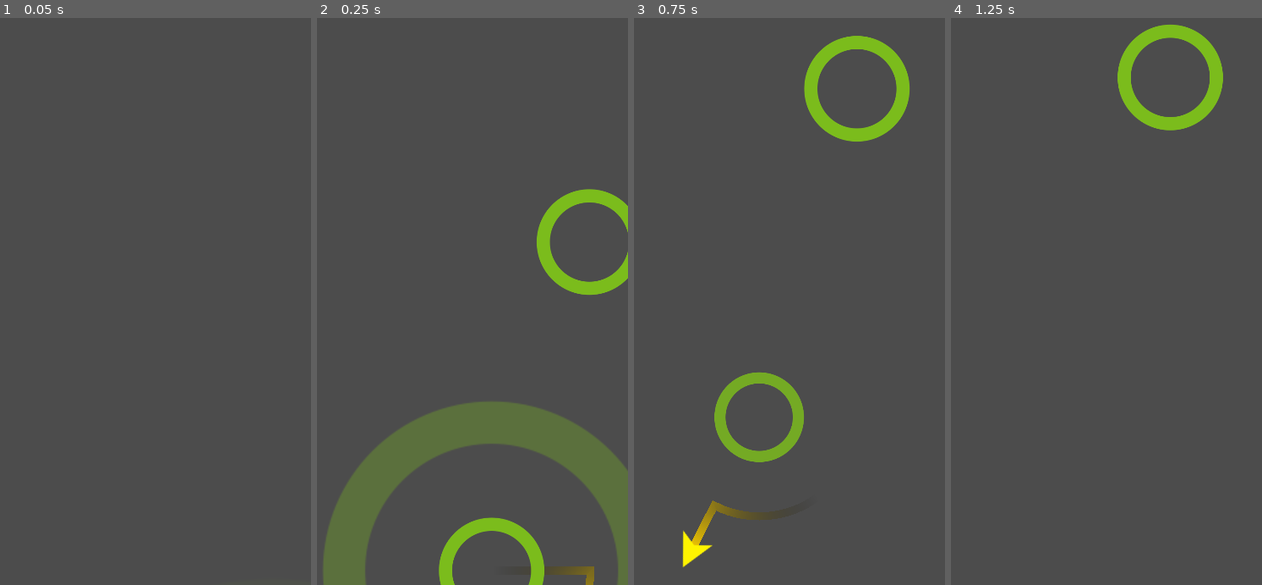
Above: before the commit, frames 1-4 (left to right).
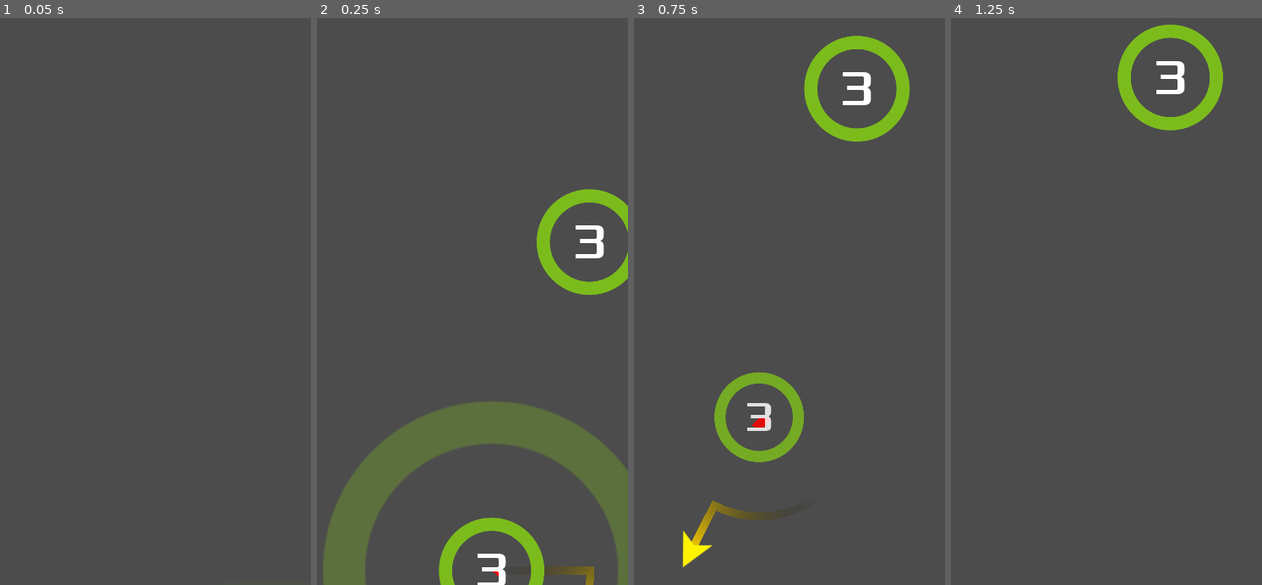
Above: after the commit, the same moments.

Repository: BoontonHighSchool/Circle-Jump
Game: Godot game, scene res://Main.tscn
Two runs of this game, one before a commit and one after it. Both use one fixed random seed, a clock stepped at 60 frames per second and the inputs below.
Inputs (mouse positions are in pixels of both pictures, inside the frame that each line leads up to):
- Up to frame 1 (0.05 s): no input
- Up to frame 2 (0.25 s): no input
- Up to frame 3 (0.75 s): move the mouse to (839, 210) at 0.52 s; click (839, 210) at 0.67 s
- Up to frame 4 (1.25 s): no input

Frame 1 is identical in both runs. In frame 2, 0.5% of the frame differs, in the area x 51-93%, y 36-100%; in frame 3, 0.5%; in frame 4, 0.3%.

Commit message:
Completed Part 3

Diff:
--- a/Main.gd
+++ b/Main.gd
@@ -28,5 +28,5 @@
 
 func _on_Jumper_captured(object):
 	$Camera2D.position = object.position
-	object.capture()
+	object.capture(player)
 	call_deferred("spawn_circle")
--- a/objects/Circle.gd
+++ b/objects/Circle.gd
@@ -1,10 +1,19 @@
 extends Area2D
 
 onready var orbit_position = $Pivot/OrbitPosition
+
+enum MODES {STATIC, LIMITED}
+
 var radius = 100
 var rotation_speed = PI
+var mode = MODES.STATIC
+var num_orbits = 3
+var current_orbits = 0
+var orbit_start = null
+var jumper = null
 
-func init(_position, _radius=radius):
+func init(_position, _radius=radius, _mode=MODES.LIMITED):
+	set_mode(_mode)
 	position = _position
 	radius = _radius
 	$CollisionShape2D.shape = $CollisionShape2D.shape.duplicate()
@@ -14,14 +23,56 @@
 	orbit_position.position.x = radius + 25
 	rotation_speed *= pow(-1, randi() % 2)
 
+func set_mode(_mode):
+	mode = _mode
+	match mode:
+		MODES.STATIC:
+			$Label.hide()
+		MODES.LIMITED:
+			current_orbits = num_orbits
+			$Label.text = str(current_orbits)
+			$Label.show()
+
 func _process(delta):
 	$Pivot.rotation += rotation_speed * delta
+	if mode == MODES.LIMITED and jumper:
+		check_orbits()
+		update()
 
-func capture():
-	$AnimationPlayer.play("capture")
+func check_orbits():
+	if abs($Pivot.rotation - orbit_start) > 2 * PI:
+		current_orbits -= 1
+		$Label.text = str(current_orbits)
+		if current_orbits <= 0:
+			jumper.die()
+			jumper = null
+			implode()
+		orbit_start = $Pivot.rotation
 
 func implode():
-	if !$AnimationPlayer.is_playing():
-		$AnimationPlayer.play("implode")
+	$AnimationPlayer.play("implode")
 	yield($AnimationPlayer, "animation_finished")
 	queue_free()
+
+func capture(target):
+	jumper = target
+	$AnimationPlayer.play("capture")
+	$Pivot.rotation = (jumper.position - position).angle()
+	orbit_start = $Pivot.rotation
+
+func _draw():
+	if jumper:
+		var r = ((radius - 50) / num_orbits) * (1 + num_orbits - current_orbits)
+		draw_circle_arc_poly(Vector2.ZERO, r, orbit_start + PI/2,
+							$Pivot.rotation + PI/2, Color(1, 0, 0))
+
+func draw_circle_arc_poly(center, radius, angle_from, angle_to, color):
+	var nb_points = 32
+	var points_arc = PoolVector2Array()
+	points_arc.push_back(center)
+	var colors = PoolColorArray([color])
+
+	for i in range(nb_points + 1):
+		var angle_point = angle_from + i * (angle_to - angle_from) / nb_points - PI/2
+		points_arc.push_back(center + Vector2(cos(angle_point), sin(angle_point)) * radius)
+	draw_polygon(points_arc, colors)
--- a/objects/Circle.tscn
+++ b/objects/Circle.tscn
@@ -1,8 +1,9 @@
-[gd_scene load_steps=9 format=2]
+[gd_scene load_steps=11 format=2]
 
 [ext_resource path="res://objects/Circle.gd" type="Script" id=1]
 [ext_resource path="res://assets/images/circle_1.png" type="Texture" id=2]
 [ext_resource path="res://objects/color.gdshader" type="Shader" id=3]
+[ext_resource path="res://assets/fonts/Xolonium-Regular.ttf" type="DynamicFontData" id=4]
 
 [sub_resource type="ShaderMaterial" id=1]
 shader = ExtResource( 3 )
@@ -142,6 +143,10 @@
 "values": [ Color( 1, 1, 1, 1 ), Color( 1, 1, 1, 0 ) ]
 }
 
+[sub_resource type="DynamicFont" id=6]
+size = 64
+font_data = ExtResource( 4 )
+
 [node name="Circle" type="Area2D"]
 script = ExtResource( 1 )
 
@@ -165,3 +170,20 @@
 anims/RESET = SubResource( 3 )
 anims/capture = SubResource( 4 )
 anims/implode = SubResource( 5 )
+
+[node name="Label" type="Label" parent="."]
+anchor_left = 0.5
+anchor_top = 0.5
+anchor_right = 0.5
+anchor_bottom = 0.5
+margin_left = -22.5
+margin_top = -39.0
+margin_right = 22.5
+margin_bottom = 39.0
+custom_fonts/font = SubResource( 6 )
+text = "1"
+align = 1
+valign = 1
+__meta__ = {
+"_edit_use_anchors_": false
+}
--- a/objects/Jumper.gd
+++ b/objects/Jumper.gd
@@ -20,7 +20,6 @@
 	target = area
 	velocity = Vector2()
 	emit_signal("captured", area)
-	target.get_node("Pivot").rotation = (position - target.position).angle()
 
 func _physics_process(delta):
 	if target:
@@ -30,3 +29,11 @@
 	if trail.points.size() > trail_length:
 		trail.remove_point(0)
 	trail.add_point(position)
+
+func die():
+	target = null
+	queue_free()
+
+func _on_VisibilityNotifier2D_screen_exited():
+	if !target:
+		die()
--- a/objects/Jumper.tscn
+++ b/objects/Jumper.tscn
@@ -31,3 +31,4 @@
 gradient = SubResource( 2 )
 
 [connection signal="area_entered" from="." to="." method="_on_Jumper_area_entered"]
+[connection signal="screen_exited" from="VisibilityNotifier2D" to="." method="_on_VisibilityNotifier2D_screen_exited"]
